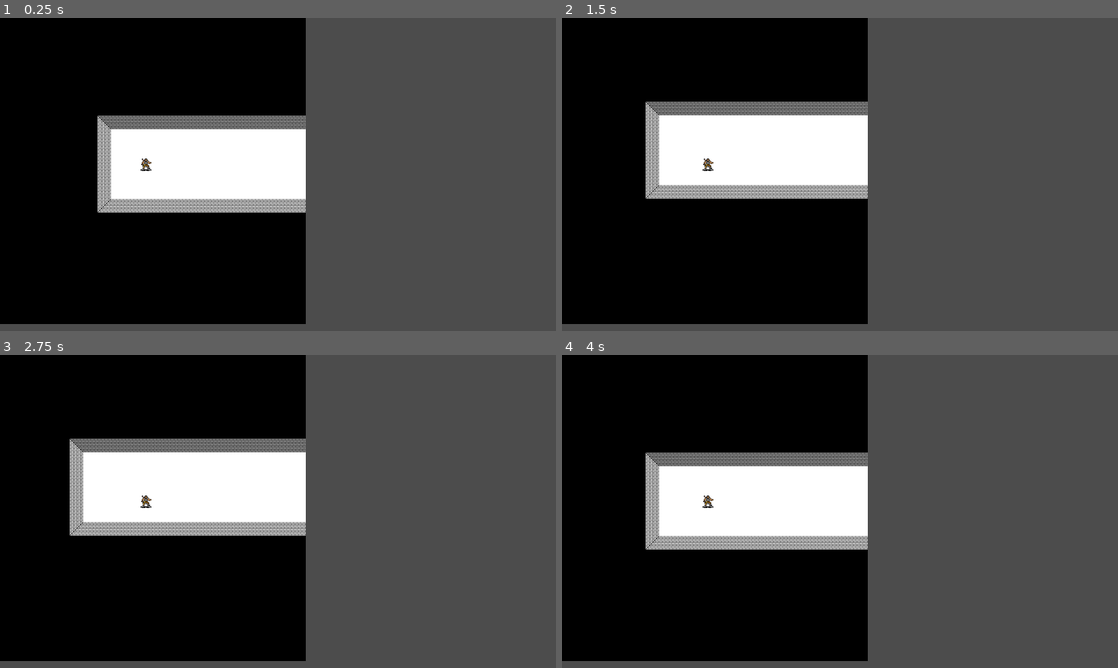
Above: before the commit, frames 1-4 (two rows, left to right).
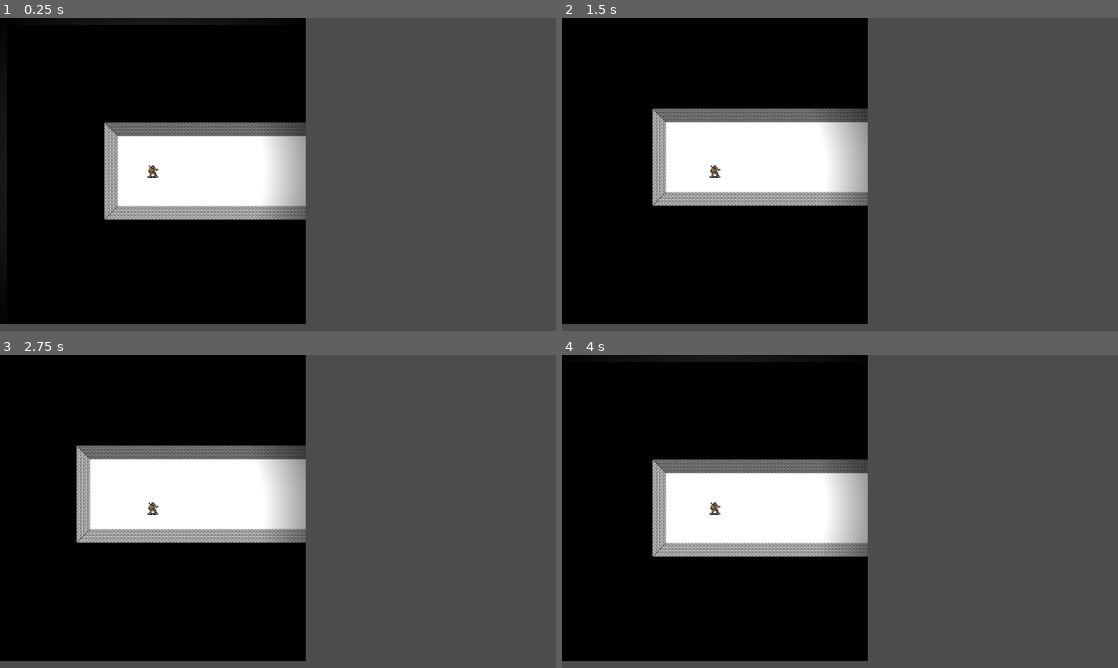
Above: after the commit, the same moments.

Repository: playdeezgames/TheBlueRoom
Game: Godot game, scene res://Main.tscn
The game is run twice, just before and just after one commit, with the same random seed, the same clock (stepped at 60 frames per second) and the same inputs.
Inputs:
- Up to frame 1 (0.25 s): no input
- Up to frame 2 (1.5 s): tap Enter at 0.5 s; hold Right (ui_right) 0.53-1.28 s; tap Space at 1.25 s; hold Down (ui_down) from 1.28 s (still down)
- Up to frame 3 (2.75 s): tap Enter at 2 s; release Down (ui_down) at 2.03 s; hold Right (ui_right) from 2.03 s (still down)
- Up to frame 4 (4 s): tap Space at 2.75 s; release Right (ui_right) at 2.78 s; hold Up (ui_up) 2.78-3.53 s; tap Enter at 3.5 s; hold Left (ui_left) from 3.53 s (still down)

The runs differ from the first frame. In frame 1, 6.0% of the frame differs, in the area x 0-55%, y 0-67%; in frame 2, 5.5%; in frame 3, 5.7%; in frame 4, 5.8%.

Commit message:
cannot move through walls!

Diff:
--- a/src/Assets/Lights.tres
+++ b/src/Assets/Lights.tres
@@ -1,9 +1,10 @@
-[gd_resource type="TileSet" load_steps=5 format=2]
+[gd_resource type="TileSet" load_steps=6 format=2]
 
 [ext_resource path="res://Assets/match.png" type="Texture" id=1]
 [ext_resource path="res://Assets/lantern.png" type="Texture" id=2]
 [ext_resource path="res://Assets/magiclantern.png" type="Texture" id=3]
 [ext_resource path="res://Assets/torch.png" type="Texture" id=4]
+[ext_resource path="res://Assets/dark.png" type="Texture" id=5]
 
 [resource]
 0/name = "Match"
@@ -62,3 +63,17 @@
 3/shape_one_way_margin = 0.0
 3/shapes = [  ]
 3/z_index = 0
+4/name = "Dark"
+4/texture = ExtResource( 5 )
+4/tex_offset = Vector2( 0, 0 )
+4/modulate = Color( 1, 1, 1, 1 )
+4/region = Rect2( 0, 0, 704, 704 )
+4/tile_mode = 0
+4/occluder_offset = Vector2( 0, 0 )
+4/navigation_offset = Vector2( 0, 0 )
+4/shape_offset = Vector2( 0, 0 )
+4/shape_transform = Transform2D( 1, 0, 0, 1, 0, 0 )
+4/shape_one_way = false
+4/shape_one_way_margin = 0.0
+4/shapes = [  ]
+4/z_index = 0
--- a/src/Main.gd
+++ b/src/Main.gd
@@ -1,86 +1,31 @@
 extends Node2D
 
 var world = load("res://World/World.tres")
+var maze = load("res://World/Maze.tres")
 
-const MAZE_COLUMNS = 8
-const MAZE_ROWS = 8
 const CELL_WIDTH = 32
 const CELL_HEIGHT = 32
-
-enum {DIRECTION_NORTH, DIRECTION_EAST, DIRECTION_SOUTH, DIRECTION_WEST, DIRECTION_COUNT}
-
 var player_column = 10
 var player_row = 10
-
-func columnStep(column, _row, direction):
-	match direction:
-		DIRECTION_EAST:
-			return column+1
-		DIRECTION_WEST:
-			return column-1
-		_:
-			return column
-
-func rowStep(_column, row, direction):
-	match direction:
-		DIRECTION_NORTH:
-			return row-1
-		DIRECTION_SOUTH:
-			return row+1
-		_:
-			return row
-
-func oppositeDirection(direction):
-	return (direction + DIRECTION_COUNT/2) % DIRECTION_COUNT
-
-func createMaze():
-	var maze=[]
-	while maze.size()<MAZE_COLUMNS:
-		var mazeColumn = []
-		while mazeColumn.size()<MAZE_ROWS:
-			mazeColumn.push_back({doors=[false,false,false,false], inside=false})
-		maze.push_back(mazeColumn)
-	var rng = RandomNumberGenerator.new()
-	rng.randomize()
-	var column = rng.randi_range(0,MAZE_COLUMNS-1)
-	var row = rng.randi_range(0,MAZE_ROWS-1)
-	maze[column][row].inside=true
-	var remaining = MAZE_COLUMNS * MAZE_ROWS - 1
-	while(remaining>0):
-		column = rng.randi_range(0,MAZE_COLUMNS-1)
-		row = rng.randi_range(0,MAZE_ROWS-1)
-		if(!maze[column][row].inside):
-			var directions=[]
-			for direction in range(DIRECTION_COUNT):
-				var nextColumn = columnStep(column, row, direction)
-				var nextRow = rowStep(column,row, direction)
-				if(nextColumn>=0 && nextRow>=0 && nextColumn<MAZE_COLUMNS && nextRow<MAZE_ROWS && maze[nextColumn][nextRow].inside):
-					directions.push_back(direction)
-			if(!directions.empty()):
-				var direction = directions[rng.randi_range(0,directions.size()-1)]
-				var nextColumn = columnStep(column, row, direction)
-				var nextRow = rowStep(column,row, direction)
-				maze[column][row].doors[direction]=true
-				maze[nextColumn][nextRow].doors[oppositeDirection(direction)]=true
-				maze[column][row].inside=true
-				remaining-=1
-	return maze
 
 var the_maze
 
 const BOARD_COLUMNS = 21
 const BOARD_ROWS = 21
+const BOARD_CENTER_COLUMN = 10
+const BOARD_CENTER_ROW = 10
+
 func showMazeCell(dst_column, dst_row, maze_column, maze_row):
 	var cell = the_maze[maze_column][maze_row]
 	var src_column = 0
 	var src_row = BOARD_ROWS
-	if(cell.doors[DIRECTION_NORTH]):
+	if(cell.doors[maze.DIRECTION_NORTH]):
 		src_column+=BOARD_COLUMNS
-	if(cell.doors[DIRECTION_EAST]):
+	if(cell.doors[maze.DIRECTION_EAST]):
 		src_column+=BOARD_COLUMNS*2
-	if(cell.doors[DIRECTION_SOUTH]):
+	if(cell.doors[maze.DIRECTION_SOUTH]):
 		src_row+=BOARD_ROWS
-	if(cell.doors[DIRECTION_WEST]):
+	if(cell.doors[maze.DIRECTION_WEST]):
 		src_row+=BOARD_ROWS*2
 	for column in range(BOARD_COLUMNS):
 		for row in range(BOARD_ROWS):
@@ -91,37 +36,44 @@
 var inner_panel
 
 func _init():
-	the_maze = createMaze()
+	the_maze = maze.createMaze()
 
 func _ready():
 	terrain_tilemap = get_node("Panel/InnerPanel/Terrain")
 	characters_tilemap = get_node("Panel/InnerPanel/Characters")
 	inner_panel = get_node("Panel/InnerPanel")
-	for maze_column in range(MAZE_COLUMNS):
-		for maze_row in range(MAZE_ROWS):
+	world.make_tile_table(characters_tilemap.tile_set)
+
+	for maze_column in range(maze.MAZE_COLUMNS):
+		for maze_row in range(maze.MAZE_ROWS):
 			showMazeCell(maze_column*BOARD_COLUMNS, maze_row*BOARD_ROWS,maze_column, maze_row)
-	showDude()
+	show_dude()
 
-func hideDude():
+func hide_dude():
 	characters_tilemap.set_cell(player_column, player_row,-1)
-func showDude():
-	inner_panel.rect_position = Vector2(CELL_WIDTH * (10-player_column), CELL_HEIGHT * (10-player_row))
+
+func show_dude():
+	inner_panel.rect_position = Vector2(CELL_WIDTH * (BOARD_CENTER_COLUMN-player_column)+CELL_WIDTH/2, CELL_HEIGHT * (BOARD_CENTER_ROW-player_row)+CELL_HEIGHT/2)
 	characters_tilemap.set_cell(player_column, player_row,characters_tilemap.tile_set.find_tile_by_name("Player"))
+
+func moveDude(deltaX, deltaY):
+	hide_dude()
+	var next_row = player_row + deltaY
+	var next_column = player_column + deltaX
+	var tile_id = terrain_tilemap.get_cell(next_column, next_row)
+	var terrain_id = world.tile_names[tile_id]
+	var terrain_descriptor = world.terrains[terrain_id]
+	if(!terrain_descriptor.is_solid):
+		player_row=next_row
+		player_column=next_column
+	show_dude()
 
 func _input(event):
 	if event.is_action_pressed("ui_up"):
-		hideDude()
-		player_row-=1
-		showDude()
+		moveDude(0,-1)
 	if event.is_action_pressed("ui_down"):
-		hideDude()
-		player_row+=1
-		showDude()
+		moveDude(0,1)
 	if event.is_action_pressed("ui_left"):
-		hideDude()
-		player_column-=1
-		showDude()
+		moveDude(-1,0)
 	if event.is_action_pressed("ui_right"):
-		hideDude()
-		player_column+=1
-		showDude()
+		moveDude(1,0)
--- a/src/Main.tscn
+++ b/src/Main.tscn
@@ -1,7 +1,8 @@
-[gd_scene load_steps=3 format=2]
+[gd_scene load_steps=4 format=2]
 
 [ext_resource path="res://Main.gd" type="Script" id=1]
 [ext_resource path="res://Assets/Tiles.tres" type="TileSet" id=2]
+[ext_resource path="res://Assets/Lights.tres" type="TileSet" id=3]
 
 [node name="Main" type="Node2D"]
 script = ExtResource( 1 )
@@ -34,3 +35,10 @@
 cell_size = Vector2( 32, 32 )
 cell_custom_transform = Transform2D( 32, 0, 0, 32, 0, 0 )
 format = 1
+
+[node name="Light" type="TileMap" parent="Panel"]
+tile_set = ExtResource( 3 )
+cell_size = Vector2( 704, 704 )
+cell_custom_transform = Transform2D( 704, 0, 0, 704, 0, 0 )
+format = 1
+tile_data = PoolIntArray( 0, 3, 0 )
--- /dev/null
+++ b/src/World/Maze.gd
@@ -0,0 +1,62 @@
+extends Resource
+
+const MAZE_COLUMNS = 8
+const MAZE_ROWS = 8
+enum {DIRECTION_NORTH, DIRECTION_EAST, DIRECTION_SOUTH, DIRECTION_WEST, DIRECTION_COUNT}
+
+func columnStep(column, _row, direction):
+	match direction:
+		DIRECTION_EAST:
+			return column+1
+		DIRECTION_WEST:
+			return column-1
+		_:
+			return column
+
+func rowStep(_column, row, direction):
+	match direction:
+		DIRECTION_NORTH:
+			return row-1
+		DIRECTION_SOUTH:
+			return row+1
+		_:
+			return row
+
+func oppositeDirection(direction):
+	return (direction + DIRECTION_COUNT/2) % DIRECTION_COUNT
+
+func createMaze():
+	var maze=[]
+	while maze.size()<MAZE_COLUMNS:
+		var mazeColumn = []
+		while mazeColumn.size()<MAZE_ROWS:
+			mazeColumn.push_back({doors=[false,false,false,false], inside=false})
+		maze.push_back(mazeColumn)
+	var rng = RandomNumberGenerator.new()
+	rng.randomize()
+	var column = rng.randi_range(0,MAZE_COLUMNS-1)
+	var row = rng.randi_range(0,MAZE_ROWS-1)
+	maze[column][row].inside=true
+	var remaining = MAZE_COLUMNS * MAZE_ROWS - 1
+	while(remaining>0):
+		column = rng.randi_range(0,MAZE_COLUMNS-1)
+		row = rng.randi_range(0,MAZE_ROWS-1)
+		if(!maze[column][row].inside):
+			var directions=[]
+			for direction in range(DIRECTION_COUNT):
+				var nextColumn = columnStep(column, row, direction)
+				var nextRow = rowStep(column,row, direction)
+				if(nextColumn>=0 && nextRow>=0 && nextColumn<MAZE_COLUMNS && nextRow<MAZE_ROWS && maze[nextColumn][nextRow].inside):
+					directions.push_back(direction)
+			if(!directions.empty()):
+				var direction = directions[rng.randi_range(0,directions.size()-1)]
+				var nextColumn = columnStep(column, row, direction)
+				var nextRow = rowStep(column,row, direction)
+				maze[column][row].doors[direction]=true
+				maze[nextColumn][nextRow].doors[oppositeDirection(direction)]=true
+				maze[column][row].inside=true
+				remaining-=1
+	return maze
+
+func _ready():
+	pass
--- /dev/null
+++ b/src/World/Maze.tres
@@ -0,0 +1,6 @@
+[gd_resource type="Resource" load_steps=2 format=2]
+
+[ext_resource path="res://World/Maze.gd" type="Script" id=1]
+
+[resource]
+script = ExtResource( 1 )
--- a/src/World/World.gd
+++ b/src/World/World.gd
@@ -1 +1,65 @@
 extends Resource
+
+var tiles_table = {}
+var tile_names = {}
+func make_tile_table(tile_set):
+	for id in tile_set.get_tiles_ids():
+		tiles_table[tile_set.tile_get_name(id)]=id
+		tile_names[id]=tile_set.tile_get_name(id)
+
+var terrains = {
+	"Floor":{
+		"is_solid": false
+	},
+	"Solid":{
+		"is_solid": true
+	},
+	"North Wall":{
+		"is_solid": true
+	},
+	"South Wall":{
+		"is_solid": true
+	},
+	"East Wall":{
+		"is_solid": true
+	},
+	"West Wall":{
+		"is_solid": true
+	},
+	"North Doorway":{
+		"is_solid": false
+	},
+	"South Doorway":{
+		"is_solid": false
+	},
+	"East Doorway":{
+		"is_solid": false
+	},
+	"West Doorway":{
+		"is_solid": false
+	},
+	"Northeast Inside Corner":{
+		"is_solid": true
+	},
+	"Northwest Inside Corner":{
+		"is_solid": true
+	},
+	"Southeast Inside Corner":{
+		"is_solid": true
+	},
+	"Southwest Inside Corner":{
+		"is_solid": true
+	},
+	"Northeast Outside Corner":{
+		"is_solid": true
+	},
+	"Northwest Outside Corner":{
+		"is_solid": true
+	},
+	"Southeast Outside Corner":{
+		"is_solid": true
+	},
+	"Southwest Outside Corner":{
+		"is_solid": true
+	}
+}
--- a/src/project.godot
+++ b/src/project.godot
@@ -14,12 +14,21 @@
 run/main_scene="res://Main.tscn"
 config/icon="res://icon.png"
 
+[debug]
+
+gdscript/warnings/treat_warnings_as_errors=true
+gdscript/warnings/integer_division=false
+
 [display]
 
 window/size/width=1280
 window/size/height=720
 window/stretch/mode="2d"
 window/stretch/aspect="keep"
+
+[global]
+
+integer=false
 
 [gui]
 
Binary file added: src/Assets/dark.png
Not shown, added: src/Assets/dark.png.import
